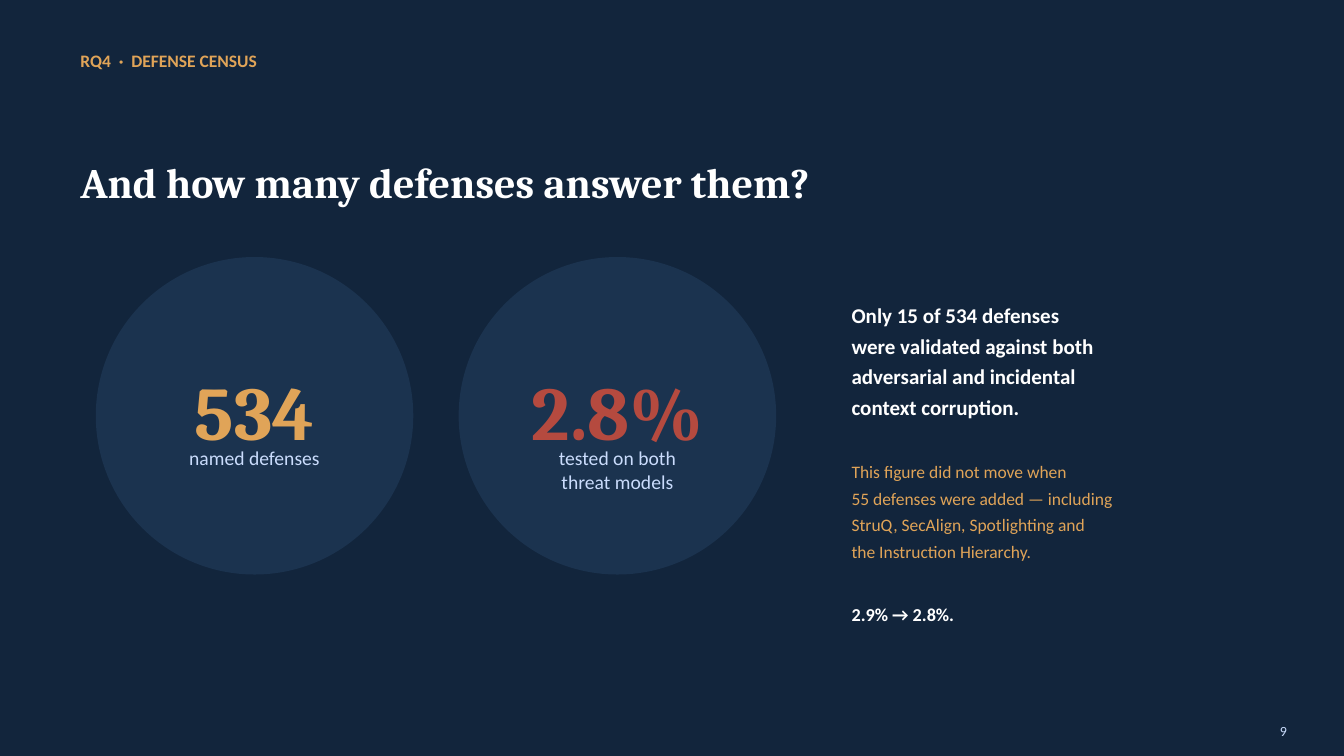
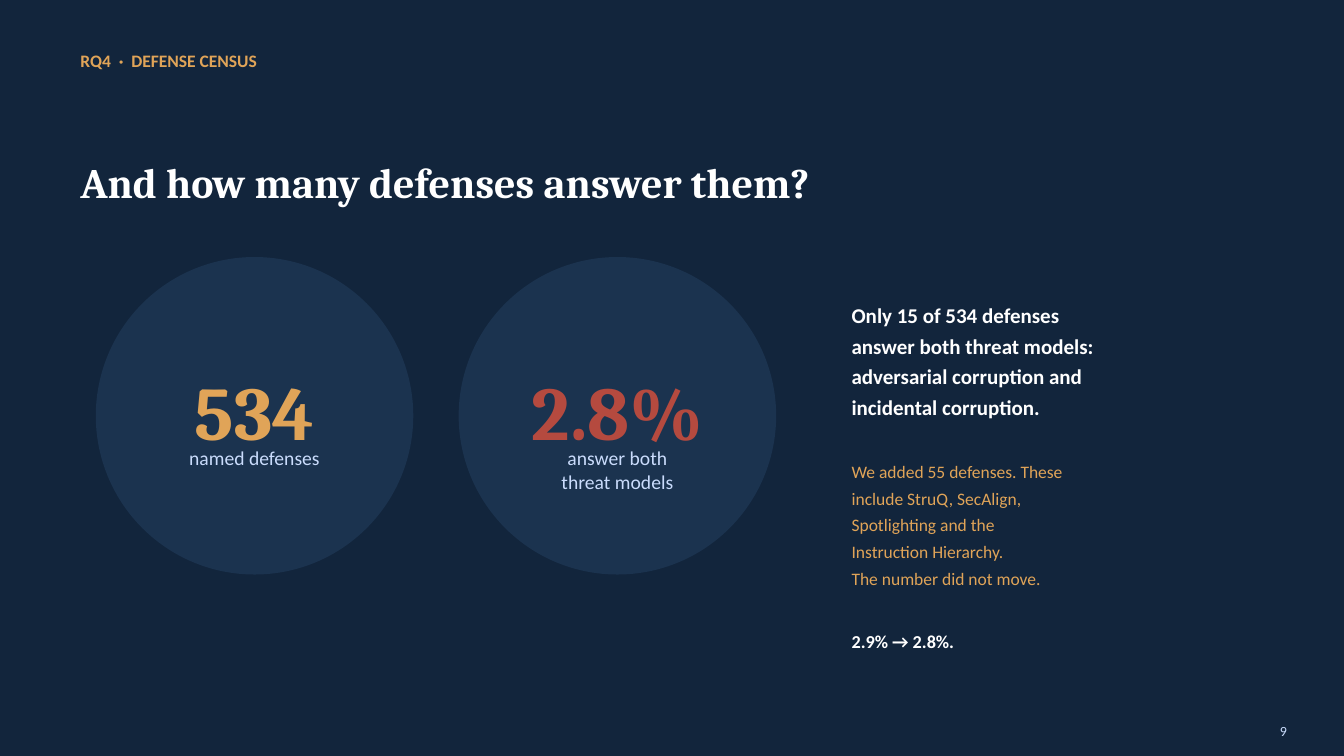
Before and after one commit to Nyamtulla/context_poison, a slide deck: slide 9 of context_sok_results_presentation.pptx. Drawn at 1344x756 pixels with LibreOffice and Linux fonts; fonts in the diff are those of the drawing. Boxes give left, top, right and bottom in pixels: in the first picture for what was removed or moved away, otherwise in the second. Text is boxed around its words. In the diff, an @@ line names an element or a change of style, - is before the commit and + after.

```diff
--- a/context_sok_results_presentation.pptx
+++ b/context_sok_results_presentation.pptx
@@ text at (852,339,1093,585): text changed @@
-were validated against both
-adversarial and incidental
-context corruption.
-This figure did not move when
-55 defenses were added — including
-StruQ, SecAlign, Spotlighting and
-the Instruction Hierarchy.
+answer both threat models:
+adversarial corruption and
+incidental corruption.
+We added 55 defenses. These
+include StruQ, SecAlign,
+Spotlighting and the
+Instruction Hierarchy.
+The number did not move.
@@ text at (567,451,667,465): text changed @@
-tested on both
+answer both
```
Also in this commit, not shown: 19 other slides changed, 4 slides added, 5 other files.
